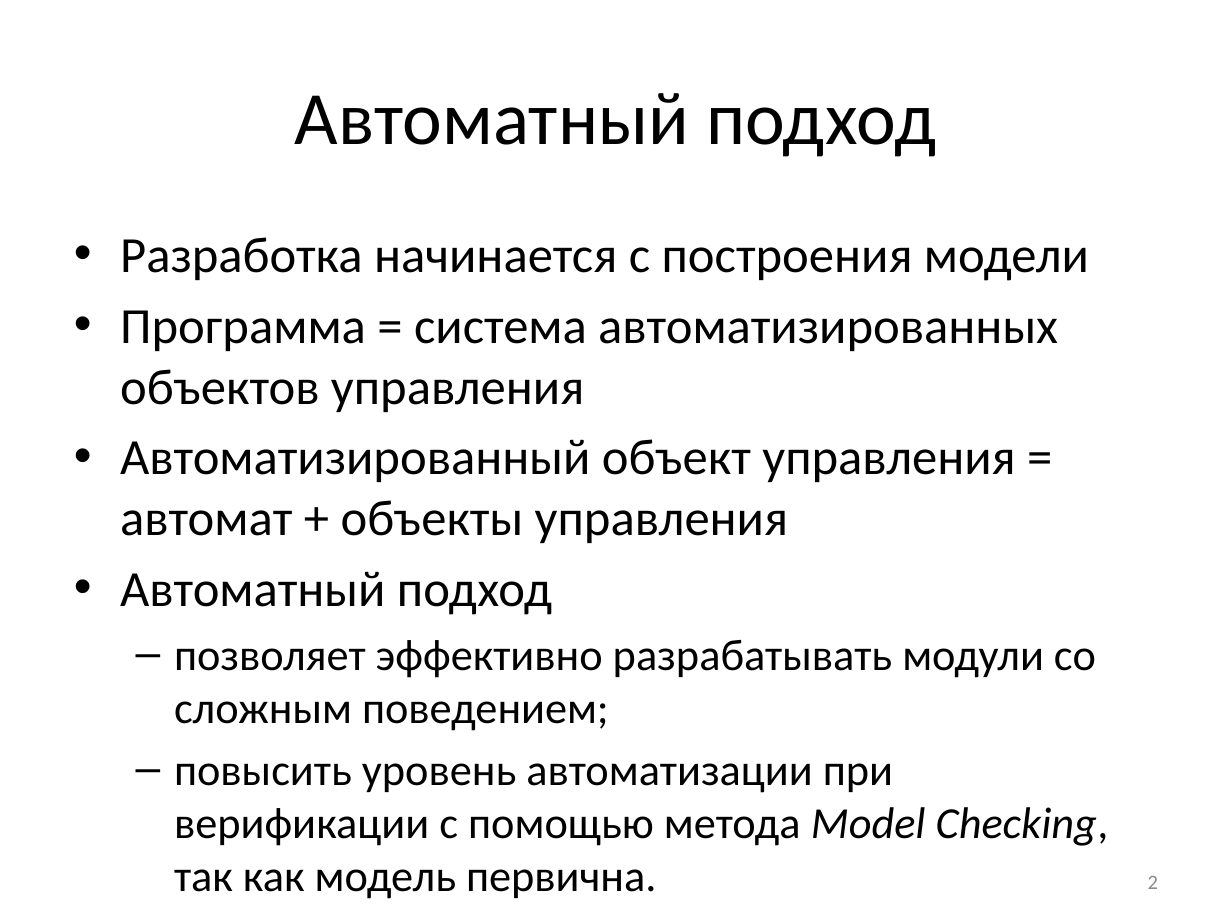
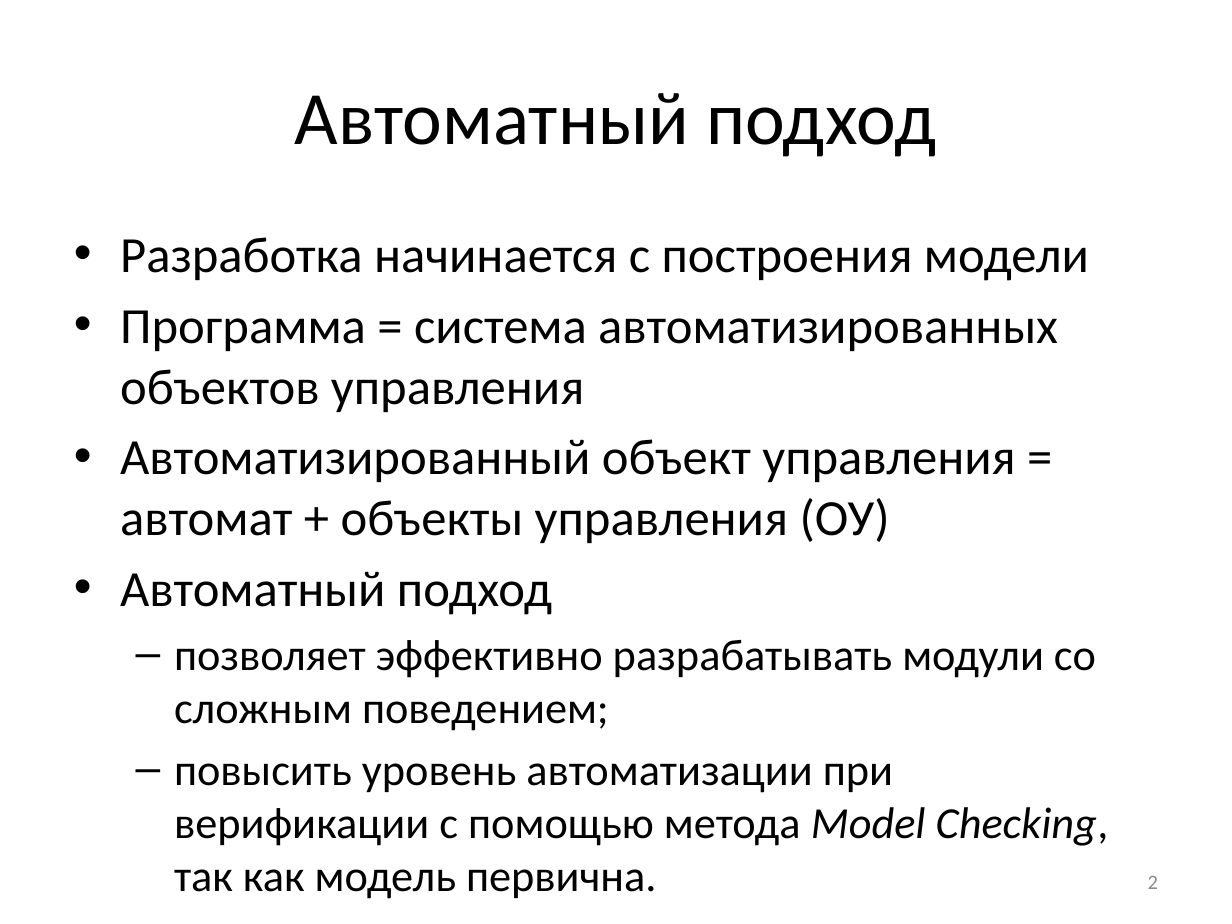
Before and after one commit to nohoper/masters, a slide deck: slide 2 of kmu.pptx. Drawn at 1232x924 pixels with LibreOffice and Linux fonts; fonts in the diff are those of the drawing. Boxes give left, top, right and bottom in pixels: in the first picture for what was removed or moved away, otherwise in the second. Text is boxed around its words. In the diff, an @@ line names an element or a change of style, - is before the commit and + after.

```diff
--- a/kmu.pptx
+++ b/kmu.pptx
@@ text at <box>120,439,1015,543</box>: text changed @@
-• Автоматизированный объект управления = автомат + объекты управления
+• Автоматизированный объект управления = автомат + объекты управления (ОУ)
```
Also in this commit, not shown: 19 other slides changed, 2 slides removed.
